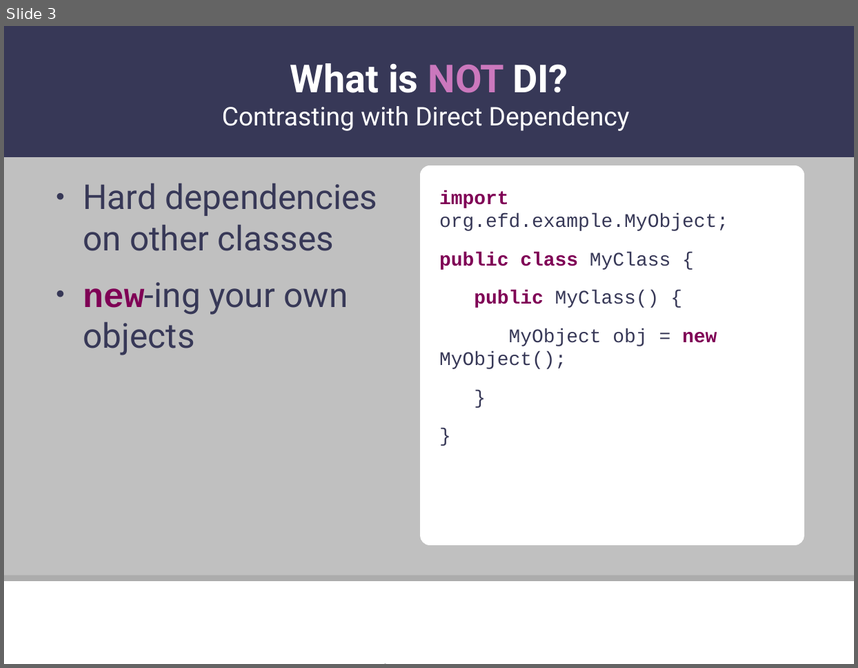
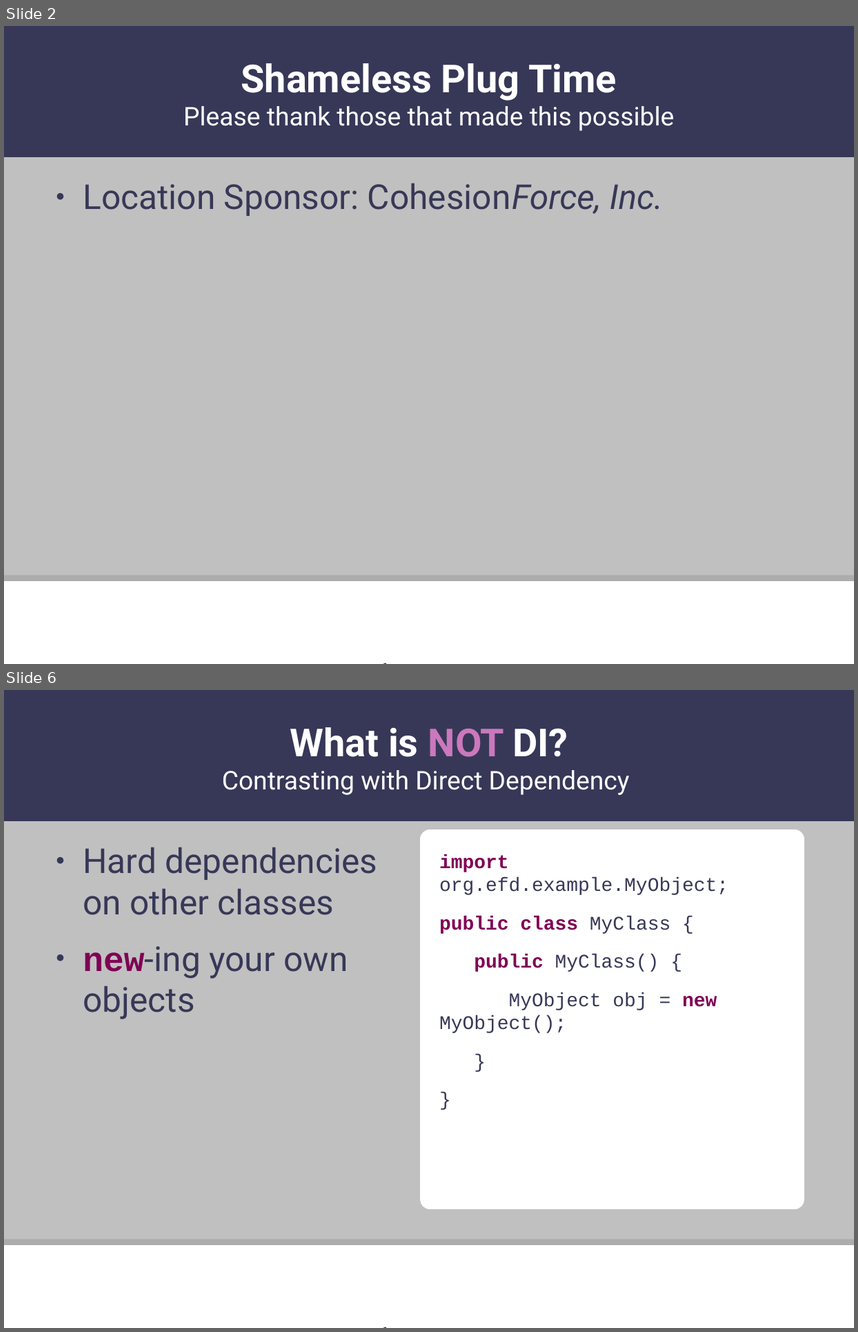
Before and after one commit to skylenewman/huntsville-efd-presentations, a slide deck: presentations/003-dependency-injection-custom-annotations/dependency-injection-custom-annotation.odp. Shown one above the other, each under a label of ours: slide 3 before the commit, slides 2 and 6 after it; the slides between them are not shown. The pictures are 858x668 and 858x1332 pixels, drawn with LibreOffice and Linux fonts; fonts in the diff are those of the drawing; background and template pictures are left out. Boxes give left, top, right and bottom in pixels: in the first picture for what was removed or moved away, otherwise in the second. Text is boxed around its words. In the diff, an @@ line names an element or a change of style, - is before the commit and + after.

```diff
--- a/presentations/003-dependency-injection-custom-annotations/dependency-injection-custom-annotation.odp
+++ b/presentations/003-dependency-injection-custom-annotations/dependency-injection-custom-annotation.odp
@@ slide 2 added at (4, 26, 854, 664), background #C0C0C0; not listed: 3 template elements that a slide beside it also shows @@
@@ title added at (183, 63, 674, 131), 24 pt, text #FFFFFF @@
+Shameless Plug Time
+Please thank those that made this possible
@@ text added at (83, 183, 663, 216), 32 pt, text #373857 @@
+● Location Sponsor: CohesionForce, Inc.
@@ what was slide 3 is now slide 6 @@
```
Also in this commit, not shown: 20 slides changed, 3 other slides added, 5 slides removed, 4 other files.
